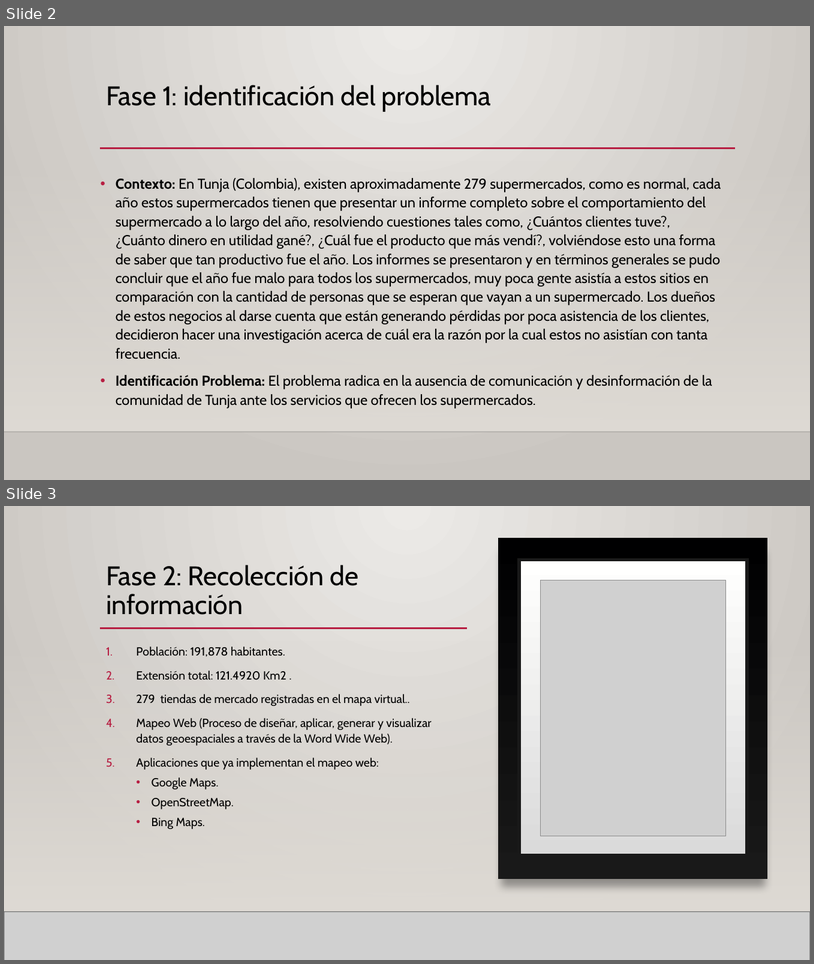
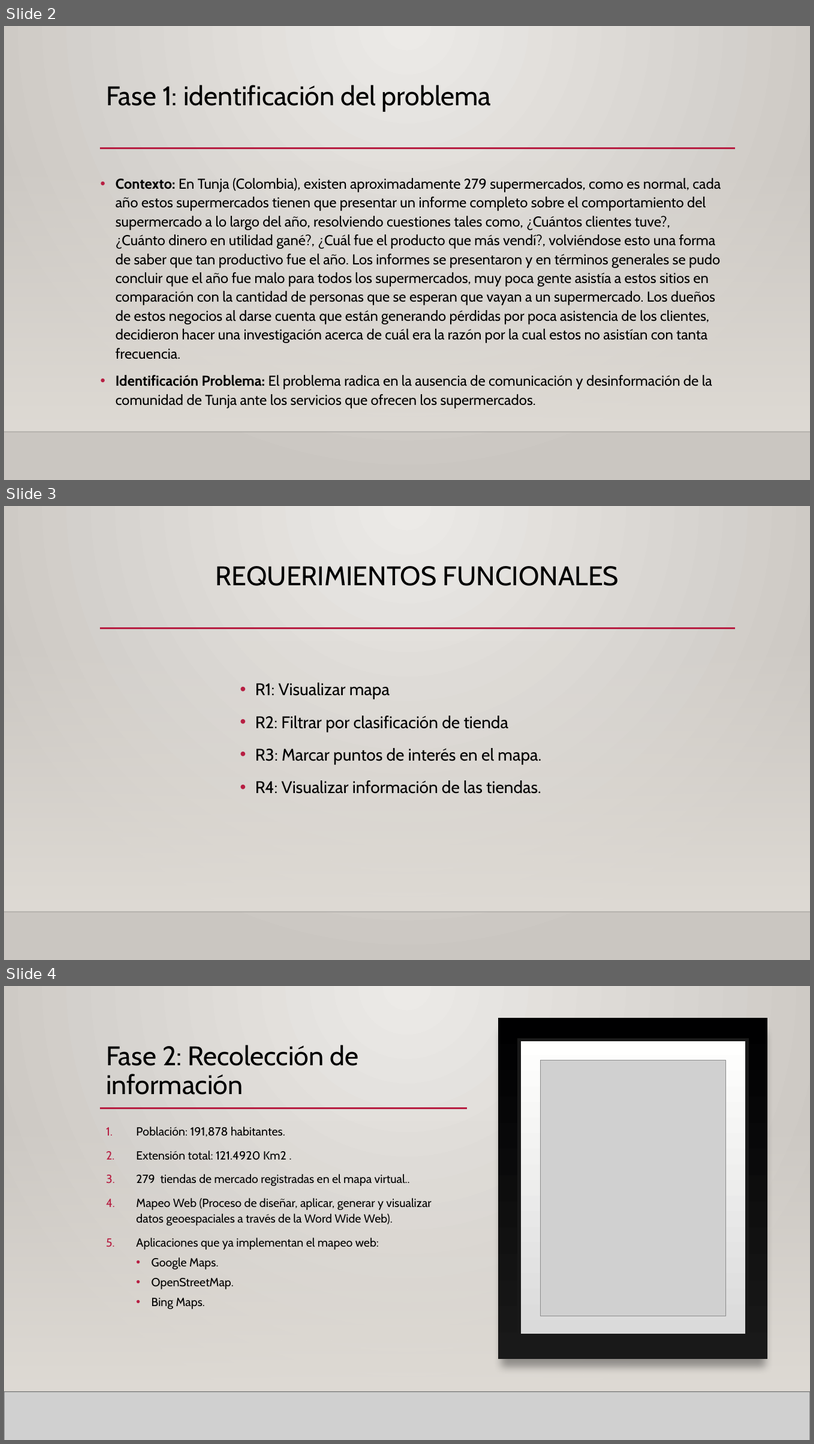
Before and after one commit to KingSatur/Segunda-Entrega-PI, a slide deck: Presentación Integrador 1.pptx. Shown one above the other, each under a label of ours: slides 2 and 3 before the commit, slides 2, 3 and 4 after it. The pictures are 814x964 and 814x1444 pixels, drawn with LibreOffice and Linux fonts; fonts in the diff are those of the drawing; grey boxes stand for pictures; background and template pictures are left out. Boxes give left, top, right and bottom in pixels: in the first picture for what was removed or moved away, otherwise in the second. Text is boxed around its words. In the diff, an @@ line names an element or a change of style, - is before the commit and + after.

Commit message:
Presentacion actualizada

```diff
--- a/Presentación Integrador 1.pptx
+++ b/Presentación Integrador 1.pptx
@@ slide 3 added at (4,506,810,960), background gradient #ECEAE7 to #CAC7C1; not listed: 3 template elements that a slide beside it also shows @@
@@ title added at (216,566,619,586), 32 pt, text #000000 @@
+REQUERIMIENTOS FUNCIONALES
@@ text added at (255,682,542,793), 20 pt, text #000000 @@
+• R1: Visualizar mapa
+• R2: Filtrar por clasificación de tienda
+• R3: Marcar puntos de interés en el mapa.
+• R4: Visualizar información de las tiendas.
@@ what was slide 3 is now slide 4 @@
```
